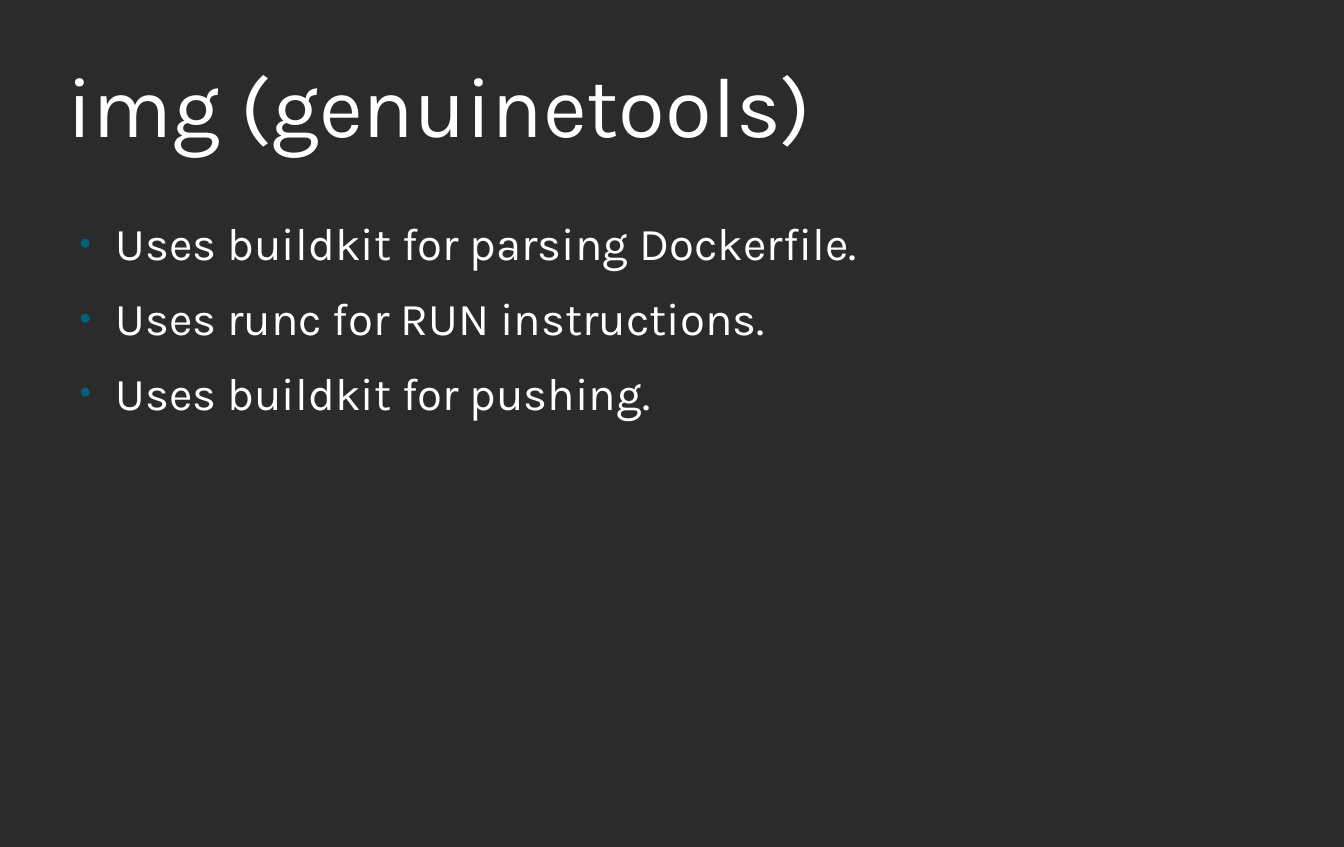
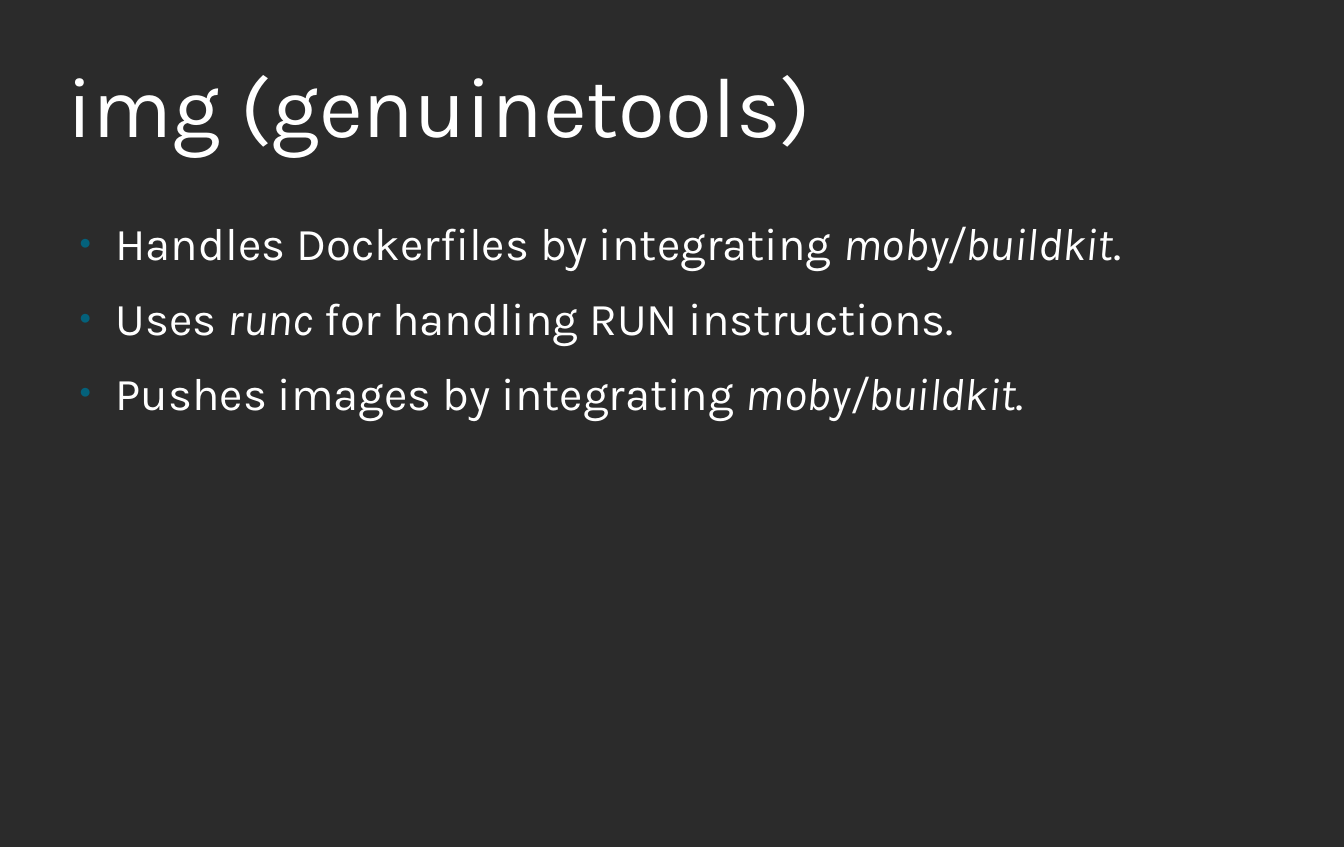
Before and after one commit to nalind/devconf.us-2018, a slide deck: slide 31 of images.odp (slide 28 before the commit). Drawn at 1344x847 pixels with LibreOffice and Linux fonts; fonts in the diff are those of the drawing; background and template pictures are left out; a plain dark background stands for a picture behind light text. Boxes give left, top, right and bottom in pixels: in the first picture for what was removed or moved away, otherwise in the second. Text is boxed around its words. In the diff, an @@ line names an element or a change of style, - is before the commit and + after.

```diff
--- a/images.odp
+++ b/images.odp
@@ text at (115,226,1122,421): text changed @@
-● Uses buildkit for parsing Dockerfile.
-● Uses runc for RUN instructions.
-● Uses buildkit for pushing.
+● Handles Dockerfiles by integrating moby/buildkit.
+● Uses runc for handling RUN instructions.
+● Pushes images by integrating moby/buildkit.
```
Also in this commit, not shown: 18 other slides changed, 5 slides added, 2 slides removed.
